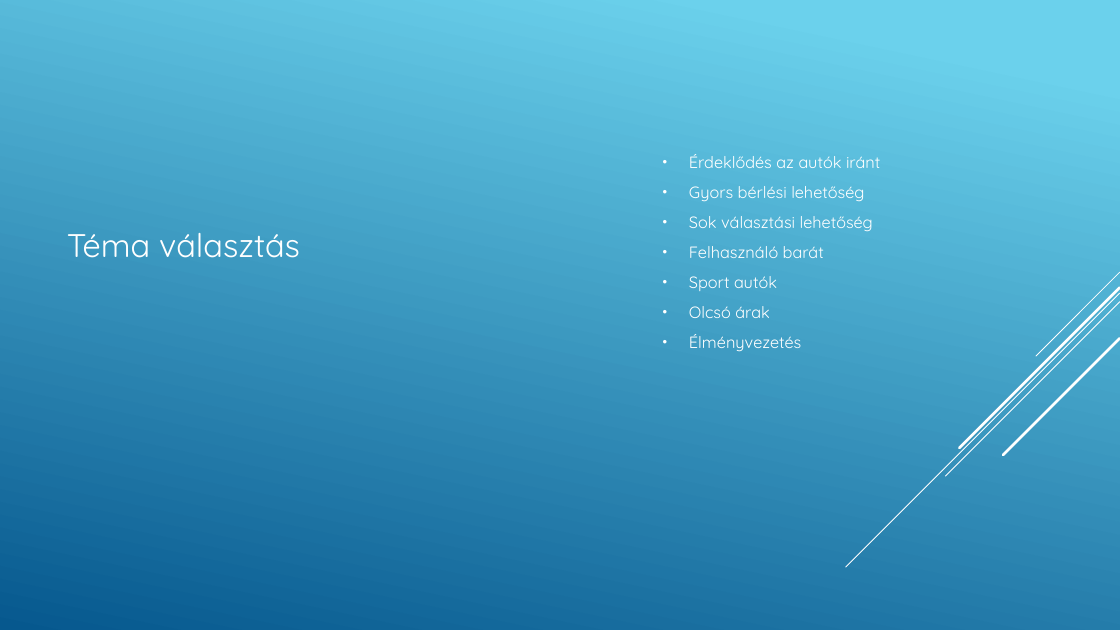
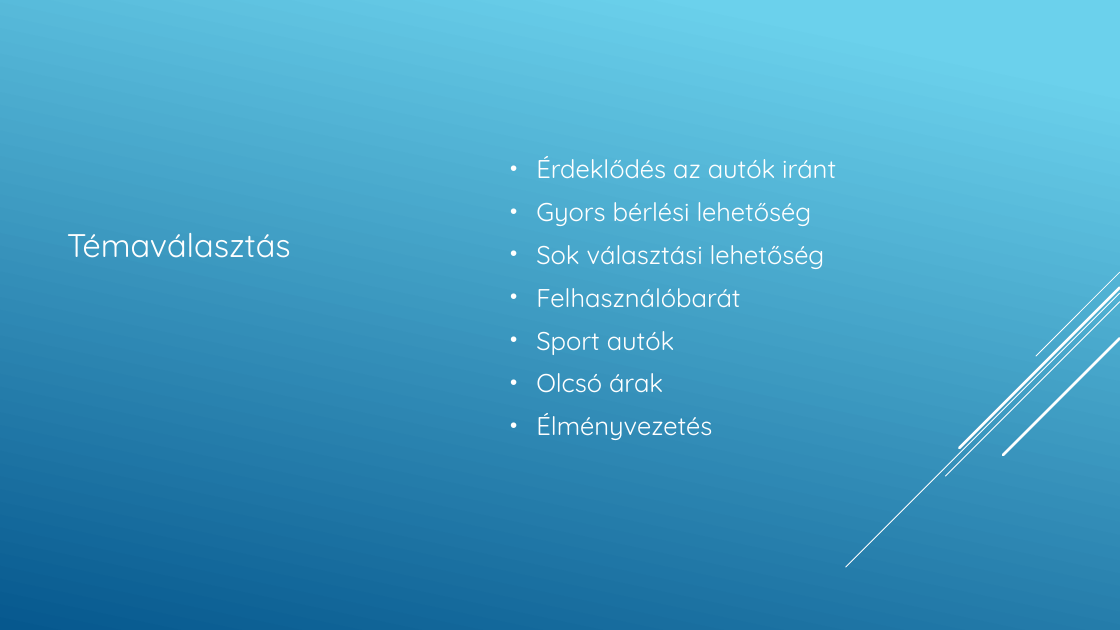
Before and after one commit to csokyS/LuxCar, a slide deck: slide 2 of docs/LuxCar.pptx. Drawn at 1120x630 pixels with LibreOffice and Linux fonts; fonts in the diff are those of the drawing. Boxes give left, top, right and bottom in pixels: in the first picture for what was removed or moved away, otherwise in the second. Text is boxed around its words. In the diff, an @@ line names an element or a change of style, - is before the commit and + after.

```diff
--- a/docs/LuxCar.pptx
+++ b/docs/LuxCar.pptx
@@ text "Érdeklődés az autók iránt": place and size @@
-text "Érdeklődés az autók iránt" at [689, 154, 880, 352]
+text "Érdeklődés az autók iránt" at [536, 156, 836, 440]
@@ text at [536, 156, 836, 440]: size 14 to 22 pt in "Érdeklődés az autók iránt", "Gyors bérlési lehetőség", "Sok választási lehetőség", "Sport autók" and 2 more places; more space between paragraphs @@
@@ text at [67, 233, 291, 258]: spaces changed @@
-Téma választás
+Témaválasztás
@@ text at [536, 288, 740, 308]: text changed; size 14 to 22 pt @@
-• Felhasználó barát
+• Felhasználóbarát
```
Also in this commit, not shown: 19 other slides changed, 1 slide added, 1 slide removed, 1 other file.
